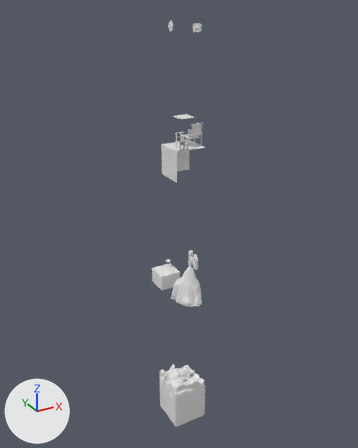
The glTF model apps/portfolio/public/SM_Scene.glb as it was, and as the next commit left it.
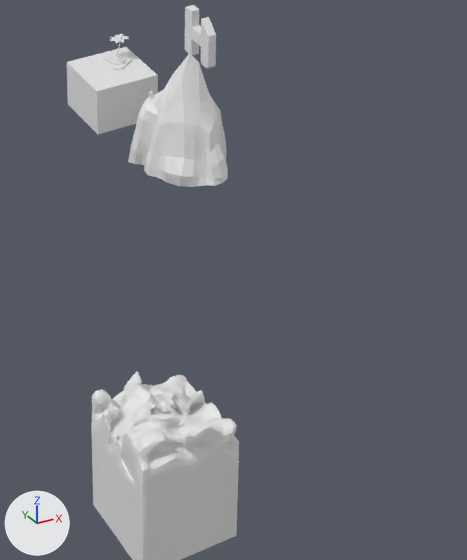
There are two pictures of each version: one whole from a camera (50 mm lens) standing at (-58.1, -103.4, 31.2) and looking at (-0.2, 1.9, -21.5), one close up on the part from 37% to 77% of the width and 56% to 94% of the height. Every picture has the same lights, and +X, +Y and +Z are marked at lower left. Where no turn or scale is listed for an object, it has been applied to the vertices.

Names of what the first close-up shows: 'HugoMeetLogo', 'MarchingCubeTerrain', 'Montain', 'TerrainWater', 'Water'.
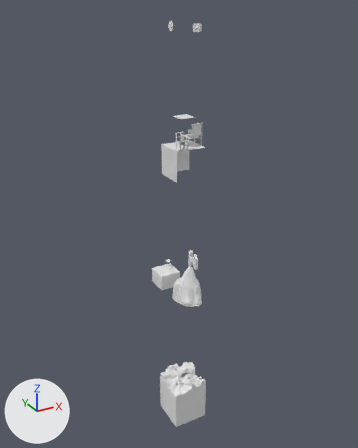
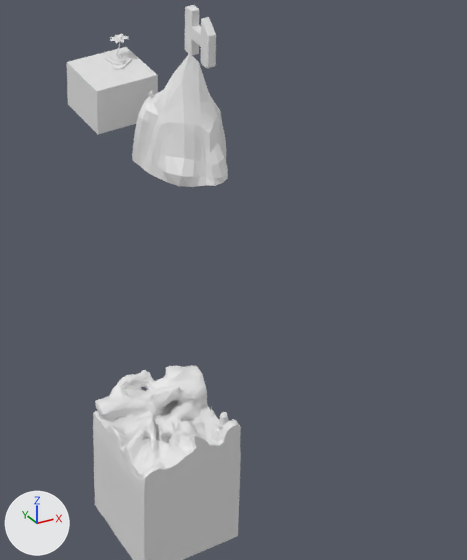
The change, as JSON lines over the scene's bpy script:
```json
{"op": "set", "path": "ob_marchingcubeterrain.location", "old": "(-0.1, 0.1, -70.0)", "new": "(0.0, 0.0, -70.0)"}
{"op": "set", "path": "ob_marchingcubeterrain.rotation_euler", "old": "(0.0, 0.0, 0.0)", "new": "(0.0, 0.0, -3.142)", "note": "degrees (0, 0, 0) -> degrees (0, 0, -180)"}
```

Pixel boxes [x1, y1, x2, y2] of what changed, in the close-ups (467 x 560 px):
```json
{"object": "MarchingCubeTerrain", "change": "moved, turned", "before": [91, 371, 239, 560], "after": [93, 365, 241, 560]}
```
